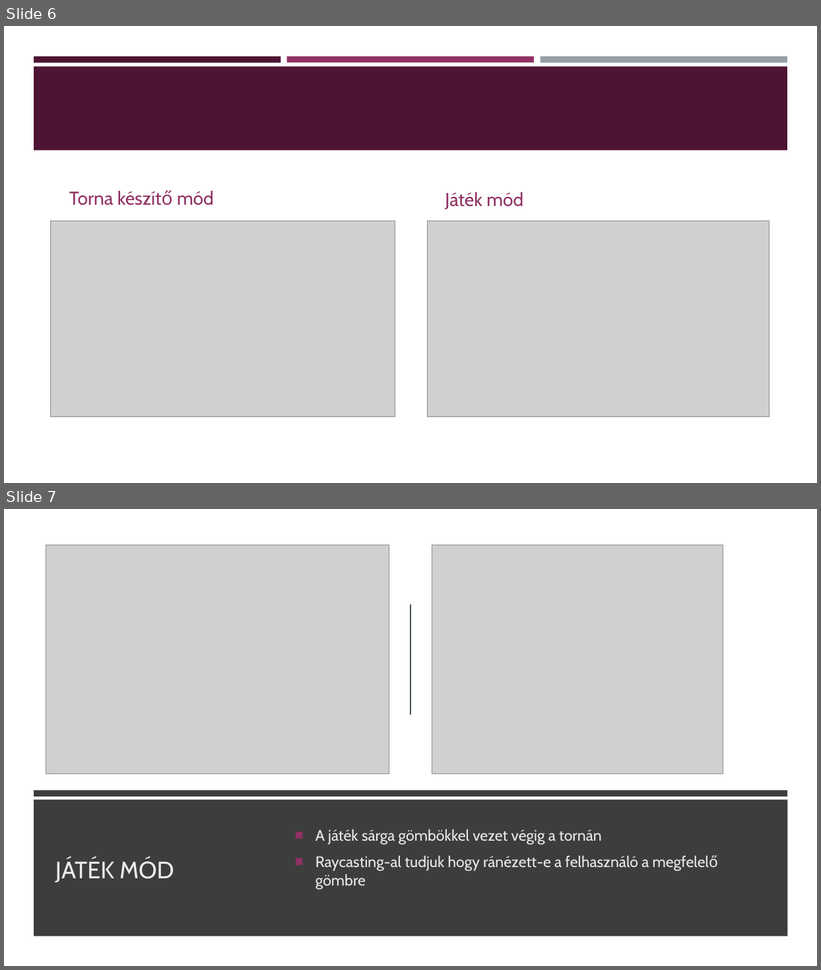
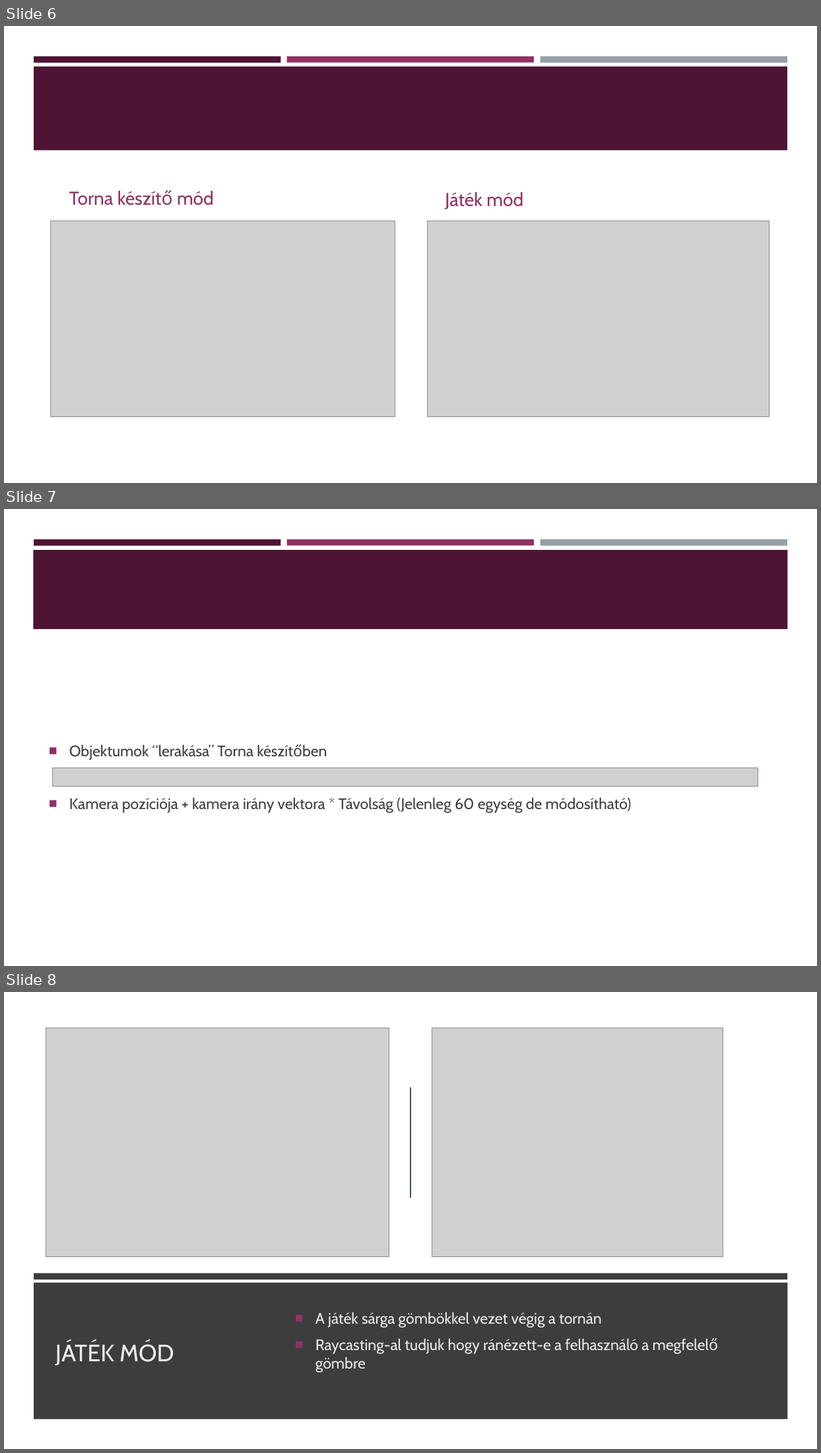
Before and after one commit to KihiraLove/Szakdoga, a slide deck: Documents/VR játék fejlesztés Rehabilitációs célra.pptx. Shown one above the other, each under a label of ours: slides 6 and 7 before the commit, slides 6, 7 and 8 after it. The pictures are 821x970 and 821x1453 pixels, drawn with LibreOffice and Linux fonts; fonts in the diff are those of the drawing; grey boxes stand for pictures. Boxes give left, top, right and bottom in pixels: in the first picture for what was removed or moved away, otherwise in the second. Text is boxed around its words. In the diff, an @@ line names an element or a change of style, - is before the commit and + after.

```diff
--- a/Documents/VR játék fejlesztés Rehabilitációs célra.pptx
+++ b/Documents/VR játék fejlesztés Rehabilitációs célra.pptx
@@ slide 7 added at box(4, 509, 817, 966), background #FFFFFF; not listed: 3 template elements that a slide beside it also shows @@
@@ rectangle added at box(33, 550, 788, 629), fill #4D1434 @@
@@ text added at box(69, 745, 632, 813), 18 pt, text #3D3D3D @@
+■ Objektumok “lerakása” Torna készítőben
+■ Kamera pozíciója + kamera irány vektora * Távolság (Jelenleg 60 egység de módosítható)
@@ picture added at box(53, 768, 758, 786) @@
@@ what was slide 7 is now slide 8 @@
```
Also in this commit, not shown: 4 other slides added, 3 other files.
